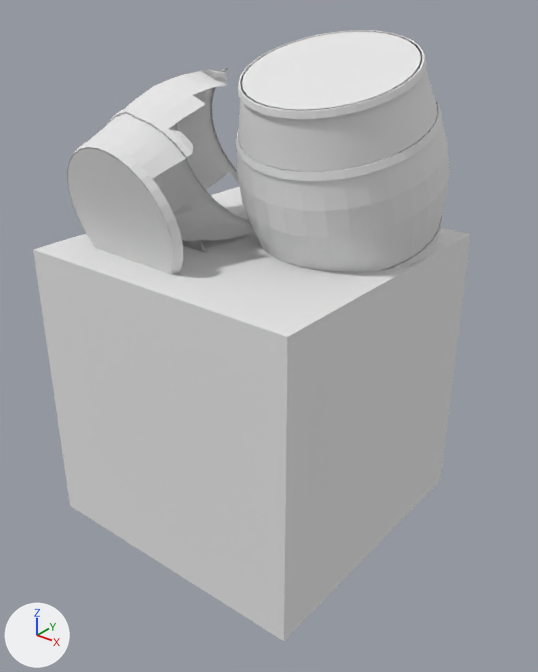
Before and after pictures for a commit that changed the OBJ model Assets/Models/Floor/Obstacle_6.obj.
One viewpoint serves both versions: a 50 mm camera at (1.46, -1.77, 1.19) aimed at (0.07, -0.03, 0.12). Every picture has the same lights, and +X, +Y and +Z are marked at lower left. Where no turn or scale is listed for an object, it has been applied to the vertices. Vertices at the same position are counted once.

Objects in the first picture: 'Floor_basic.001_Cube.009'.
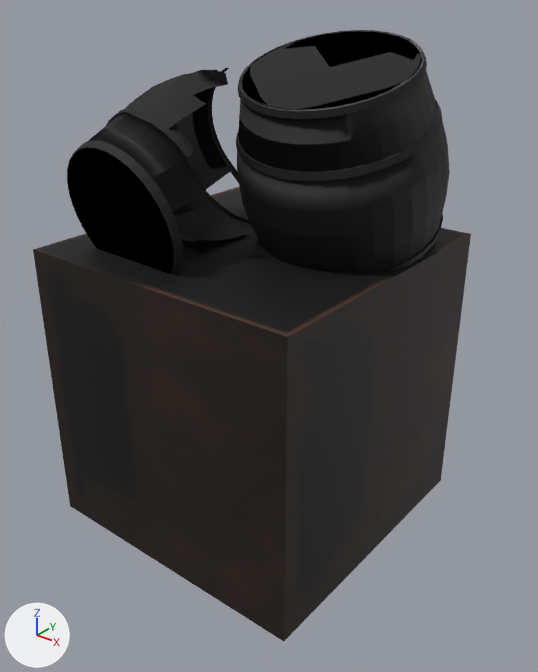
Commit message: finished obstacles

Patch to the scene script:
```diff
--- a/Assets/Models/Floor/Obstacle_6.obj.py
+++ b/Assets/Models/Floor/Obstacle_6.obj.py
@@ img_obstacle_6_png @@
+img_obstacle_6_png = load_image('obstacle_6.png', 'textures/obstacle_6.png', 512, 510, 'sRGB')
@@ mat_material_016 @@
+mat_material_016 = principled_material('Material.016')
+mat_material_016.texture = img_obstacle_6_png
+mat_material_016.roughness = 0.69
@@ me_floor_basic_001_cube_009 @@
 # used by ob_floor_basic_001_cube_009; location = (0.0, 0.0, 0.0)
-me_floor_basic_001_cube_009.from_pydata(...)  # 1063 vertices, 967 faces; spans x -0.5..0.54, y -0.5..0.5, z -0.58..1.04
+me_floor_basic_001_cube_009.from_pydata(...)  # 1063 vertices, 967 faces; spans x -0.5..0.54, y -0.5..0.5, z -0.58..1.05
+# me_floor_basic_001_cube_009 part 1
+# 24 vertices are removed from x -0.42..0.52, y -0.45..0.49, z 0.21..0.97
+# 127 faces are deleted
+# 4 vertices move within x -0.37..-0.02, y 0.06..0.23, z 0.44..0.97
+# 24 vertices are added at x -0.41..0.52, y -0.45..0.48, z 0.21..0.97
+# 127 new faces join them
+# me_floor_basic_001_cube_009 part 2: 6 faces spanning x -0.5..0.5, y -0.5..0.5, z -0.58..0.42 switch from mat_tierra_2_009 (white #e7e7e7) to mat_material_016 (picture img_obstacle_6_png)
+# me_floor_basic_001_cube_009 part 3: 565 faces spanning x -0.44..0.53, y -0.47..0.49, z 0.21..1.05 switch from mat_metal_1 (white #e7e7e7) to mat_material_016 (picture img_obstacle_6_png)
+# me_floor_basic_001_cube_009 part 4: 269 faces spanning x -0.45..0.54, y -0.45..0.48, z 0.23..1.04 switch from mat_maderita_barril (white #e7e7e7) to mat_material_016 (picture img_obstacle_6_png)
```

Changed parts and their boxes [x1, y1, x2, y2] in the pictures (538 x 672 px; the box of a moved part takes in the faces that stretch with it):
part 1 of me_floor_basic_001_cube_009, moved or reshaped: before [68, 70, 442, 274]; after [68, 70, 442, 275]
part 2 of me_floor_basic_001_cube_009, recoloured (grey to black): [33, 186, 471, 641] in both
part 3 of me_floor_basic_001_cube_009, recoloured (grey to black): [67, 30, 443, 274] in both
part 4 of me_floor_basic_001_cube_009, recoloured (white to black): [89, 31, 450, 272] in both
